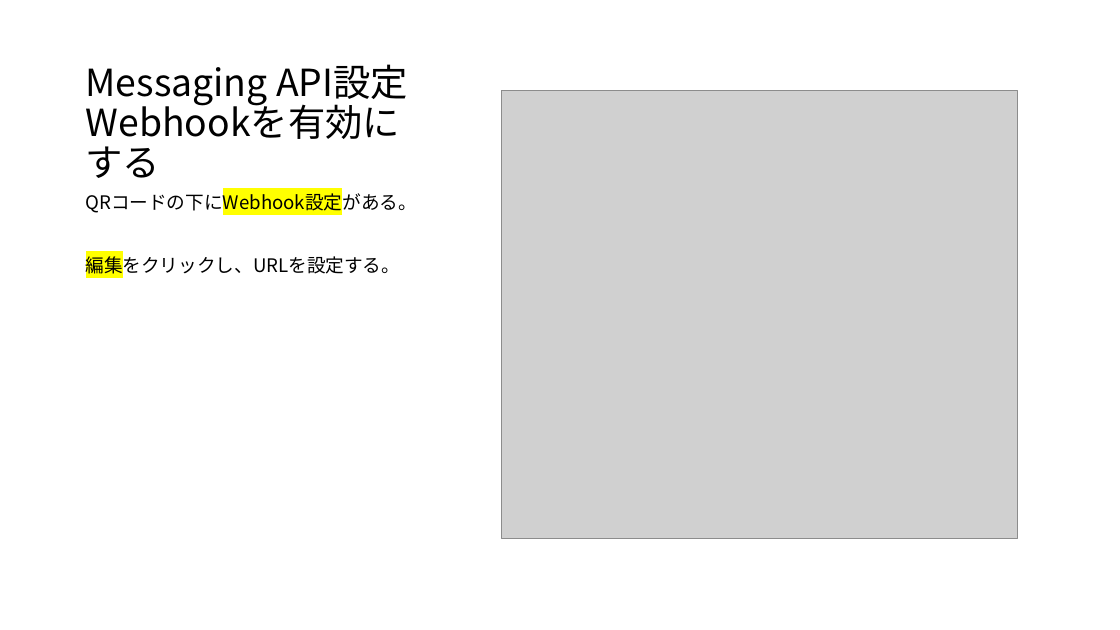
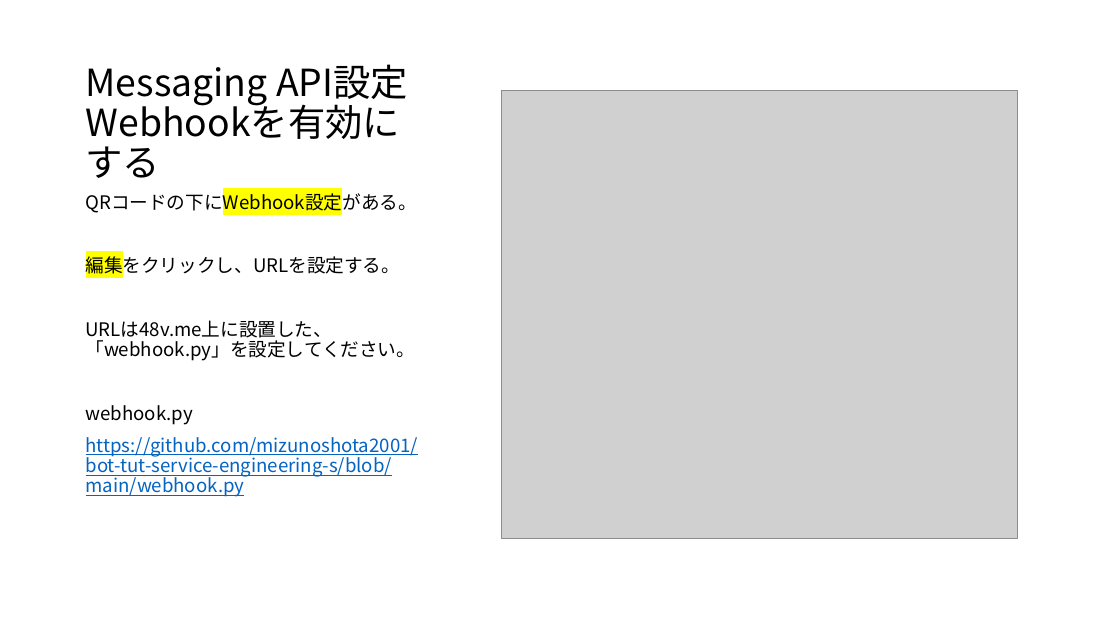
Before and after one commit to mizunoshota2001/bot-tut-service-engineering-s, a slide deck: slide 21 of README.pptx. Drawn at 1120x630 pixels with LibreOffice and Linux fonts; fonts in the diff are those of the drawing; grey boxes stand for pictures. Boxes give left, top, right and bottom in pixels: in the first picture for what was removed or moved away, otherwise in the second. Text is boxed around its words. In the diff, an @@ line names an element or a change of style, - is before the commit and + after.

```diff
--- a/README.pptx
+++ b/README.pptx
@@ text at (86,320,419,497): paragraphs added @@
+URLは48v.me上に設置した、「webhook.py」を設定してください。
+webhook.py
+https://github.com/mizunoshota2001/bot-tut-service-engineering-s/blob/main/webhook.py
```
Also in this commit, not shown: 3 other slides changed, 3 slides added.
